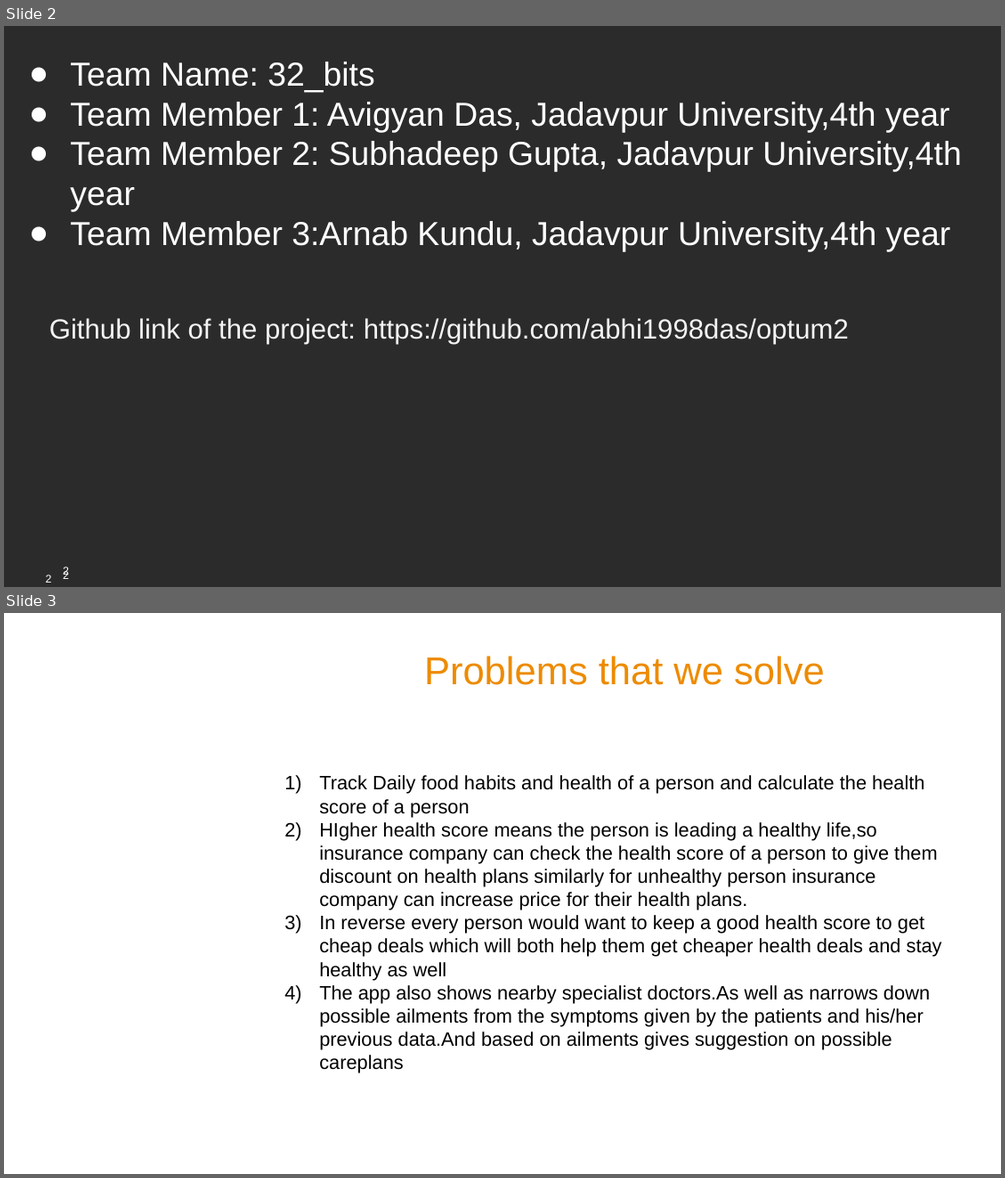
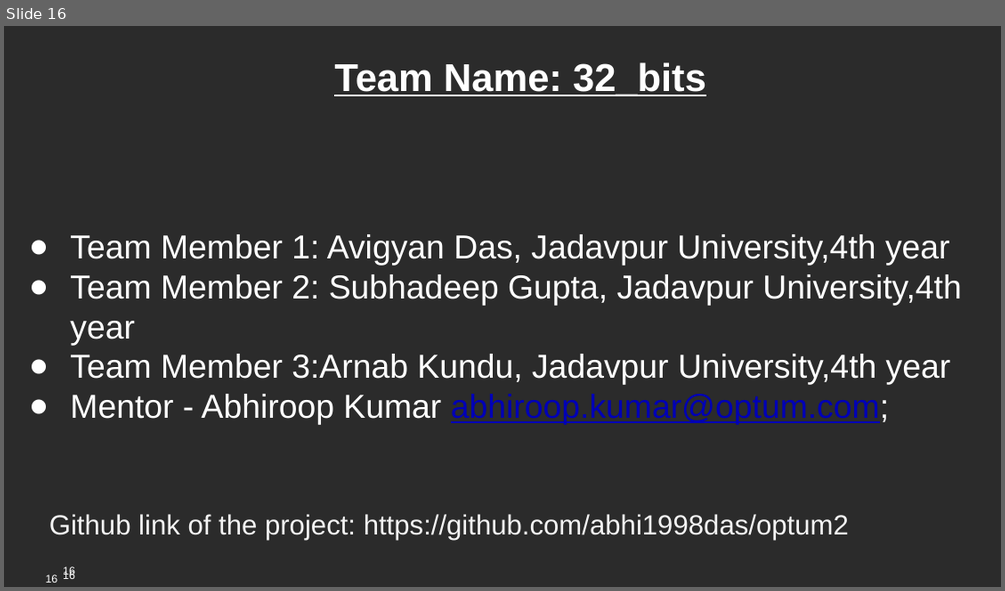
Before and after one commit to abhi1998das/optum2, a slide deck: PPT/Jadavpur_university_Team 32_bits.pptx. Shown one above the other, each under a label of ours: slides 2 and 3 before the commit, slide 16 after it. The pictures are 1005x1178 and 1005x591 pixels, drawn with LibreOffice and Linux fonts; fonts in the diff are those of the drawing; background and template pictures are left out; a plain dark background stands for a picture behind light text. Boxes give left, top, right and bottom in pixels: in the first picture for what was removed or moved away, otherwise in the second. Text is boxed around its words. In the diff, an @@ line names an element or a change of style, - is before the commit and + after.

```diff
--- a/PPT/Jadavpur_university_Team 32_bits.pptx
+++ b/PPT/Jadavpur_university_Team 32_bits.pptx
@@ slide 3 removed at [4,613,1001,1174], background #FFFFFF; not listed: 3 template elements that a slide beside it also shows @@
@@ text removed at [424,656,825,685] @@
-Problems that we solve
@@ text removed at [319,775,942,1073] @@
-1) Track Daily food habits and health of a person and calculate the health score of a person
-2) HIgher health score means the person is leading a healthy life,so insurance company can check the health score of a person to give them discount on health plans similarly for unhealthy person insurance company can increase price for their health plans.
-3) In reverse every person would want to keep a good health score to get cheap deals which will both help them get cheaper health deals and stay healthy as well
-4) The app also shows nearby specialist doctors.As well as narrows down possible ailments from the symptoms given by the patients and his/her previous data.And based on ailments gives suggestion on possible careplans
@@ what was slide 2 is now slide 16 @@
@@ slide 16 changed as well @@
@@ text at [70,62,950,265]: size 24 to 28 pt, bold on, underline on in "Team Name: 32_bits"; alignment left to centre; bullet ● to none; more space between paragraphs @@
@@ text at [70,394,889,425]: paragraph added @@
+● Mentor - Abhiroop Kumar abhiroop.kumar@optum.com;
@@ text "Github link of the project: ...": place and size @@
-text "Github link of the project: ..." at [49,318,849,344]
+text "Github link of the project: ..." at [49,514,849,540]
@@ page number at [46,574,58,582]: text changed @@
-2
+16
@@ page number at [63,566,75,577]: text changed @@
-2
+16
@@ page number at [63,570,75,579]: text changed @@
-2
+16
```
Also in this commit, not shown: 4 other slides changed, 11 slides added, 2 other slides removed, 1 other file.
